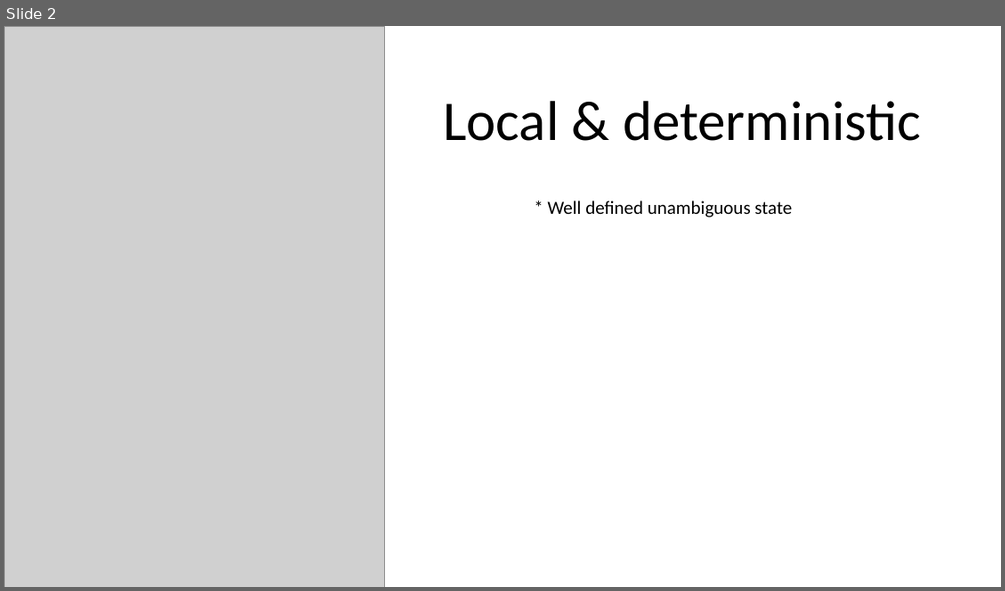
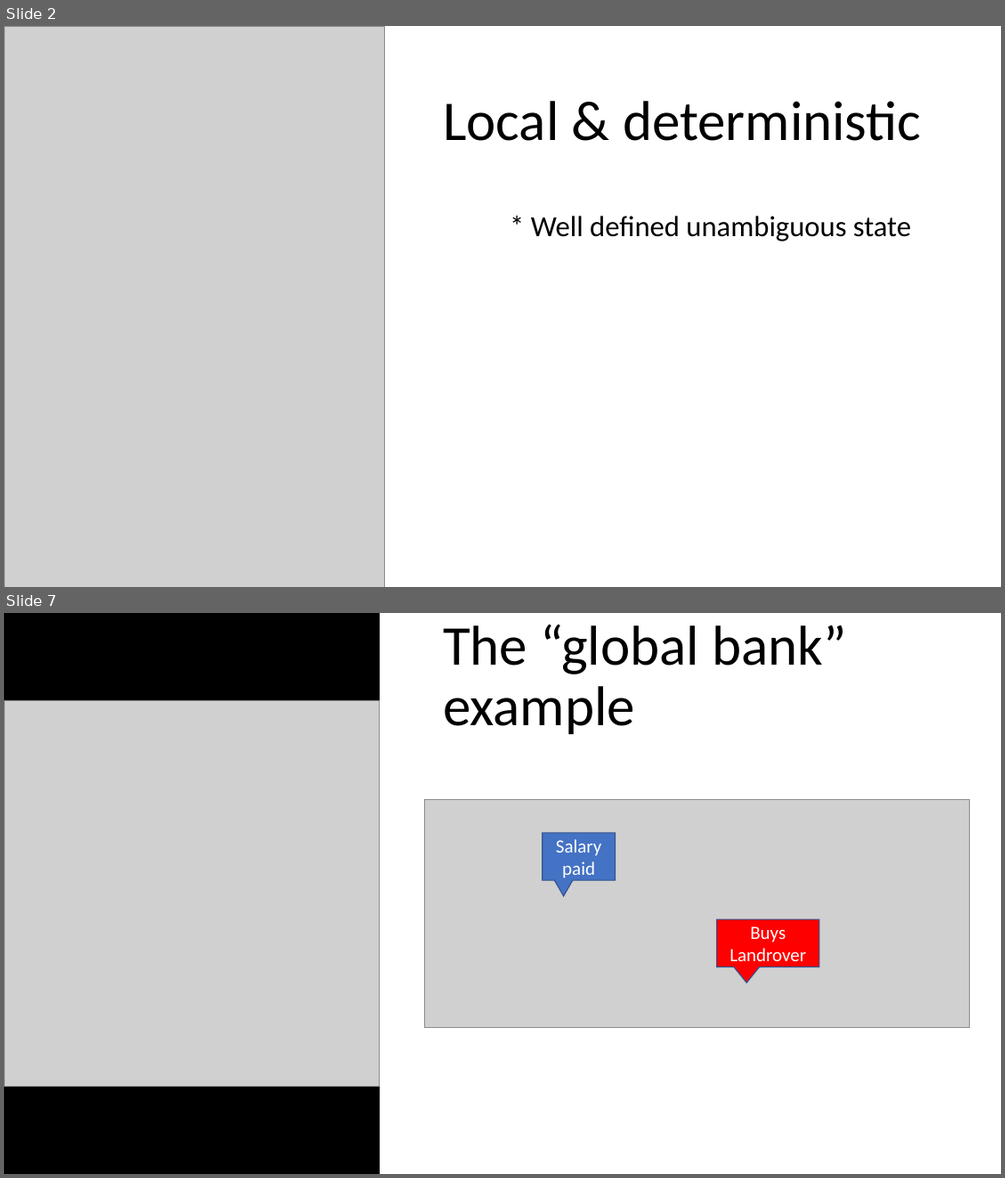
Before and after one commit to MerrionComputing/Presentations, a slide deck: A question of state.pptx. Shown one above the other, each under a label of ours: slide 2 before the commit, slides 2 and 7 after it; the slides between them are not shown. The pictures are 1005x591 and 1005x1178 pixels, drawn with LibreOffice and Linux fonts; fonts in the diff are those of the drawing; grey boxes stand for pictures. Boxes give left, top, right and bottom in pixels: in the first picture for what was removed or moved away, otherwise in the second. Text is boxed around its words. In the diff, an @@ line names an element or a change of style, - is before the commit and + after.

Commit message:
Example slides

```diff
--- a/A question of state.pptx
+++ b/A question of state.pptx
@@ slide 7 added at bbox=[4, 613, 1001, 1174], background #FFFFFF @@
@@ rectangle added at bbox=[4, 613, 380, 1174], fill #000000, outline #000000 1 pt @@
@@ title added at bbox=[443, 624, 846, 734], 54 pt, text #000000 @@
+The “global bank” example
@@ picture added at bbox=[4, 701, 380, 1086] @@
@@ picture added at bbox=[424, 800, 970, 1027] @@
@@ speech box added at bbox=[542, 833, 615, 880], fill #4472C4, outline #325491 1 pt, 18 pt, text #FFFFFF @@
+Salary paid
@@ speech box added at bbox=[717, 919, 819, 966], fill #FF0000, outline #325491 1 pt, 18 pt, text #FFFFFF @@
+Buys Landrover
@@ slide 2 changed as well @@
@@ text "* Well defined unambiguous state": place and size @@
-text "* Well defined unambiguous state" at bbox=[548, 200, 792, 217]
+text "* Well defined unambiguous state" at bbox=[531, 216, 911, 241]
@@ text "* Well defined unambiguous state" at bbox=[531, 216, 911, 241]: size 18 to 28 pt @@
```
Also in this commit, not shown: 1 other slide changed, 4 other slides added, 2 slides removed.
